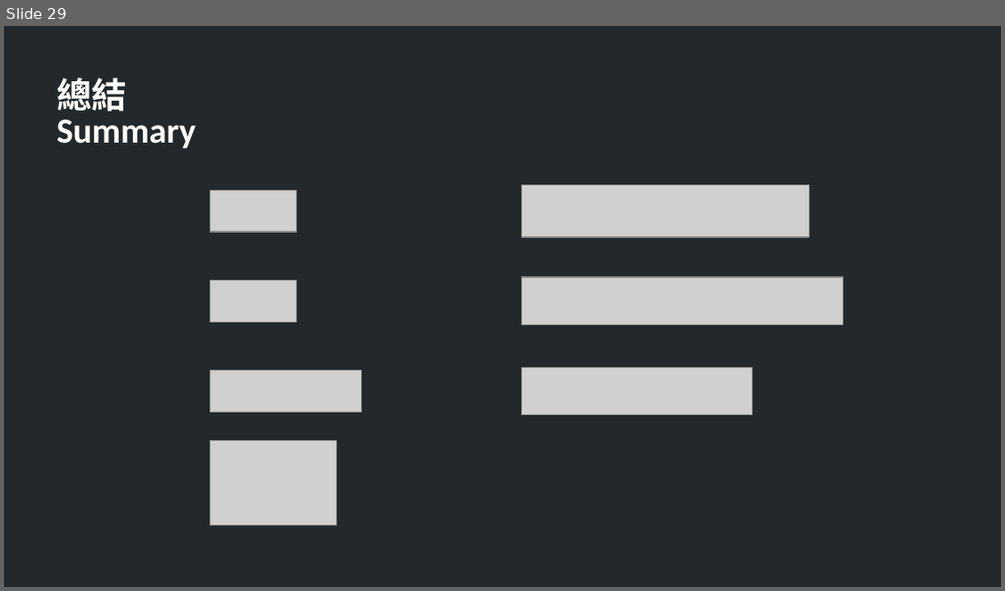
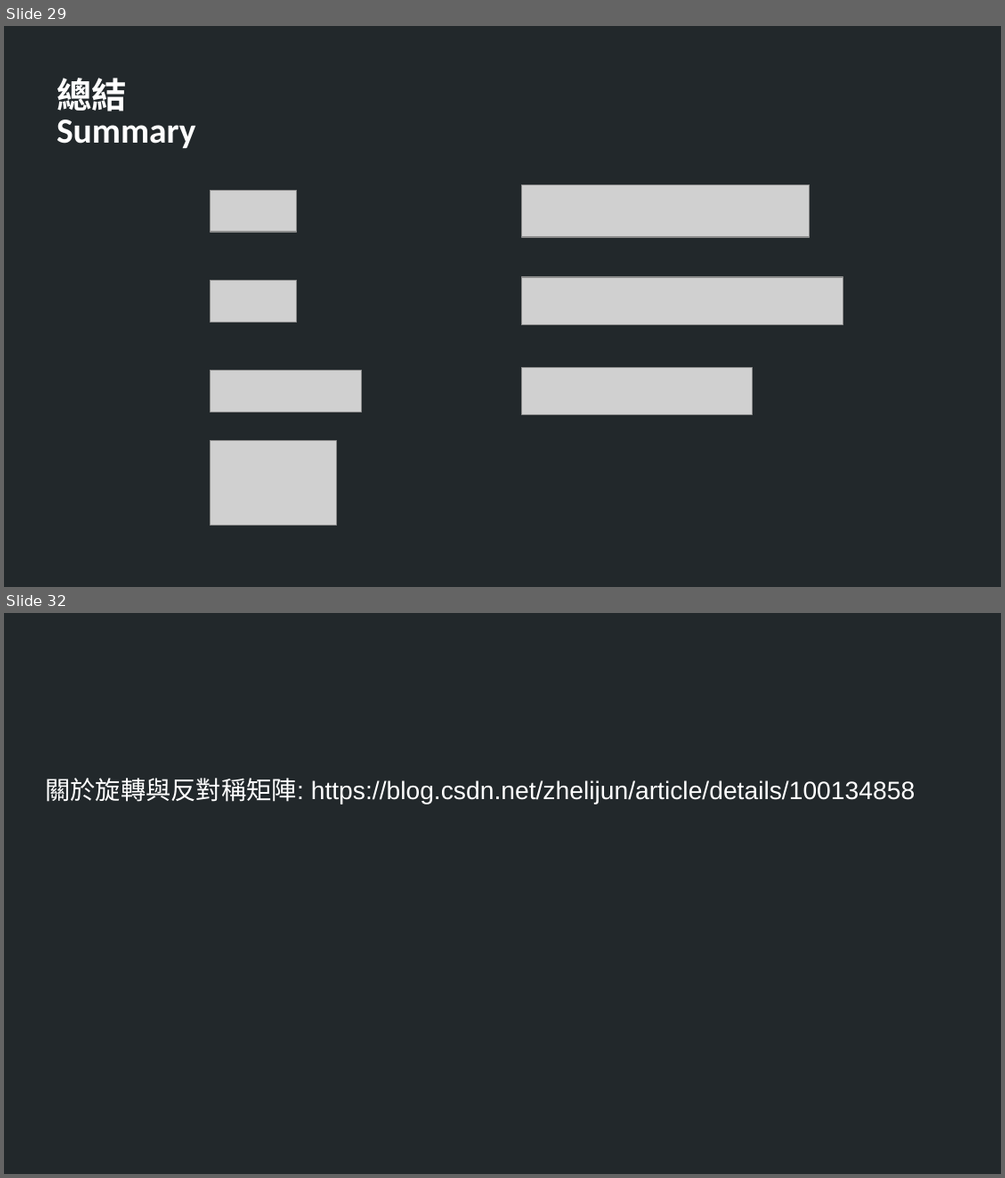
Before and after one commit to t7214948ttt/unity-physics-constraints, a slide deck: 3f00g-em509.ppt. Shown one above the other, each under a label of ours: slide 29 before the commit, slides 29 and 32 after it; the slides between them are not shown. The pictures are 1005x591 and 1005x1178 pixels, drawn with LibreOffice and Linux fonts; fonts in the diff are those of the drawing; grey boxes stand for pictures. Boxes give left, top, right and bottom in pixels: in the first picture for what was removed or moved away, otherwise in the second. Text is boxed around its words. In the diff, an @@ line names an element or a change of style, - is before the commit and + after.

```diff
--- a/3f00g-em509.ppt
+++ b/3f00g-em509.ppt
@@ slide 32 added at <box>4,613,1001,1174</box>, background #22282B @@
@@ text added at <box>45,778,914,804</box>, 20 pt, text #FFFFFF @@
+關於旋轉與反對稱矩陣: https://blog.csdn.net/zhelijun/article/details/100134858
```
Also in this commit, not shown: 4 slides changed, 1 other slide added, 1 slide removed, 1 other file.
